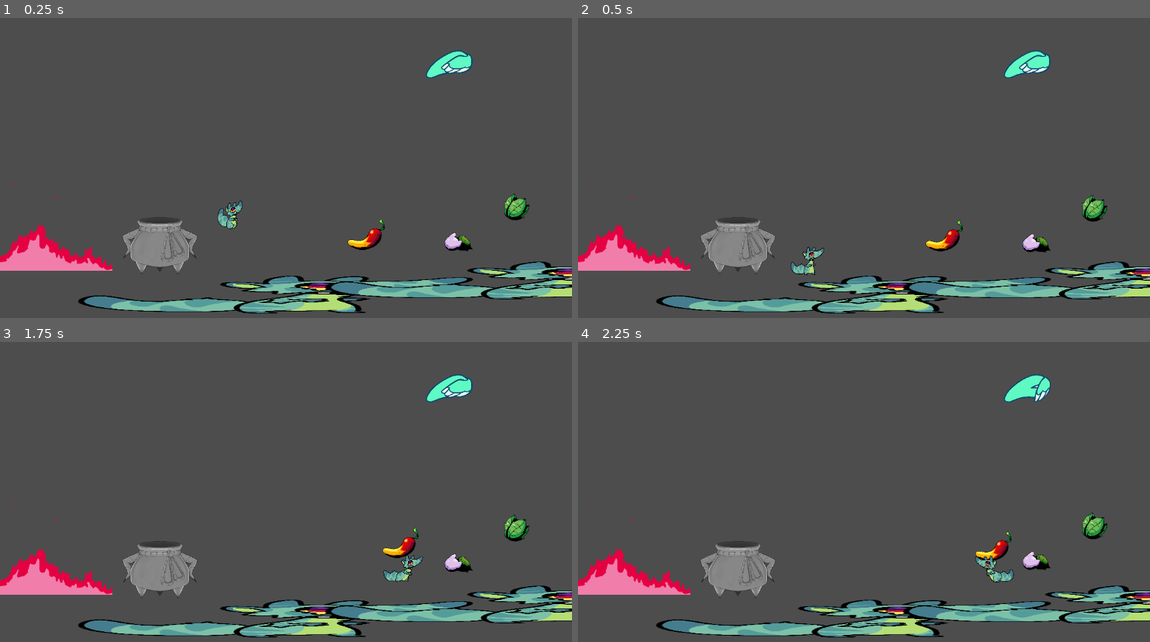
Above: before the commit, frames 1-4 (two rows, left to right).
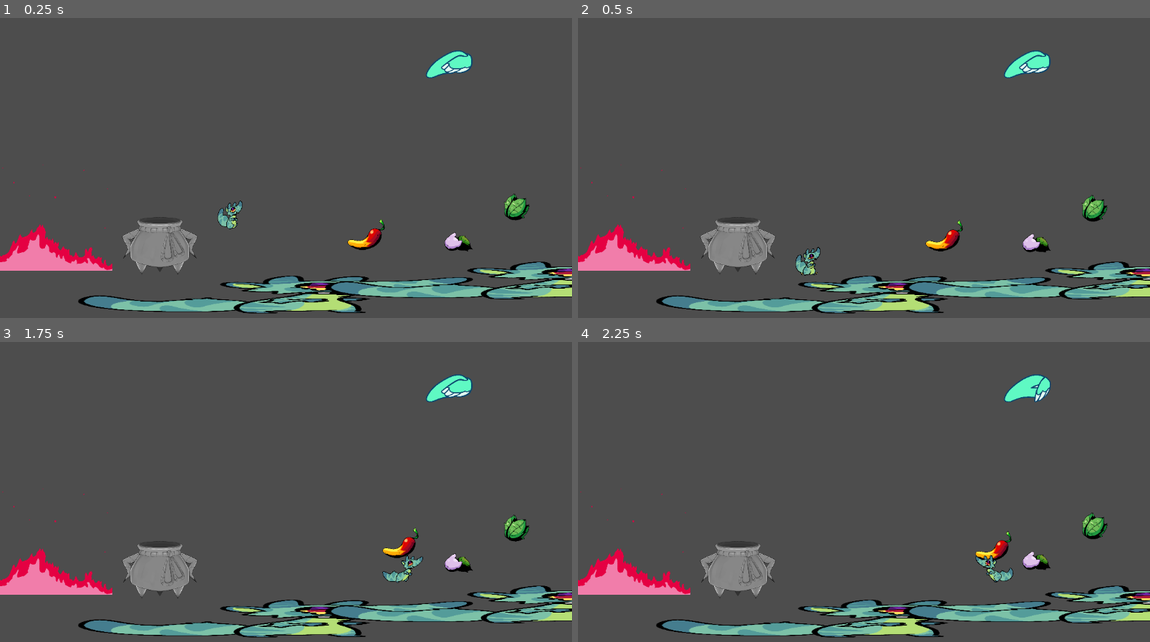
Above: after the commit, the same moments.

Repository: mezzoEmrys/mini-jam-8-2024
Game: Godot game, scene res://scenes/game_source.tscn
Same seed, same stepped clock (60 frames per second), same inputs: the game is played once before the commit and once after it.
Inputs:
- Up to frame 1 (0.25 s): no input
- Up to frame 2 (0.5 s): no input
- Up to frame 3 (1.75 s): hold D (move_right) from 0.53 s (still down); tap Space (jump) at 0.77, 1.52 s
- Up to frame 4 (2.25 s): release D (move_right) at 2.03 s; hold Left (move_left) from 2.03 s (still down)

Frame 1 is identical in both runs. In frame 2, 0.3% of the frame differs, in the area x 37-44%, y 76-86%; in frame 3, 0.1%; in frame 4, 0.2%.

Commit message:
gorp animation flow tweaks

Diff:
--- a/scenes/gorp.tscn
+++ b/scenes/gorp.tscn
@@ -65,6 +65,35 @@
 "values": [{
 "args": [&"", 1.0, false],
 "method": &"play"
+}]
+}
+
+[sub_resource type="Animation" id="Animation_p5vq5"]
+resource_name = "injured"
+tracks/0/type = "value"
+tracks/0/imported = false
+tracks/0/enabled = true
+tracks/0/path = NodePath("AnimatedSprite2D:animation")
+tracks/0/interp = 1
+tracks/0/loop_wrap = true
+tracks/0/keys = {
+"times": PackedFloat32Array(0),
+"transitions": PackedFloat32Array(1),
+"update": 1,
+"values": [&"injured"]
+}
+tracks/1/type = "method"
+tracks/1/imported = false
+tracks/1/enabled = true
+tracks/1/path = NodePath(".")
+tracks/1/interp = 1
+tracks/1/loop_wrap = true
+tracks/1/keys = {
+"times": PackedFloat32Array(0.2),
+"transitions": PackedFloat32Array(1),
+"values": [{
+"args": [],
+"method": &"animate_return"
 }]
 }
 
@@ -141,19 +170,33 @@
 }]
 }
 
-[sub_resource type="Animation" id="Animation_p5vq5"]
-resource_name = "injured"
-tracks/0/type = "value"
-tracks/0/imported = false
-tracks/0/enabled = true
-tracks/0/path = NodePath("AnimatedSprite2D:animation")
-tracks/0/interp = 1
-tracks/0/loop_wrap = true
-tracks/0/keys = {
-"times": PackedFloat32Array(0),
-"transitions": PackedFloat32Array(1),
-"update": 1,
-"values": [&"injured"]
+[sub_resource type="Animation" id="Animation_vxbri"]
+resource_name = "landing"
+tracks/0/type = "value"
+tracks/0/imported = false
+tracks/0/enabled = true
+tracks/0/path = NodePath("AnimatedSprite2D:animation")
+tracks/0/interp = 1
+tracks/0/loop_wrap = true
+tracks/0/keys = {
+"times": PackedFloat32Array(0),
+"transitions": PackedFloat32Array(1),
+"update": 1,
+"values": [&"land"]
+}
+tracks/1/type = "method"
+tracks/1/imported = false
+tracks/1/enabled = true
+tracks/1/path = NodePath("AnimatedSprite2D")
+tracks/1/interp = 1
+tracks/1/loop_wrap = true
+tracks/1/keys = {
+"times": PackedFloat32Array(0),
+"transitions": PackedFloat32Array(1),
+"values": [{
+"args": [&"", 1.0, false],
+"method": &"play"
+}]
 }
 
 [sub_resource type="AnimationLibrary" id="AnimationLibrary_7fasp"]
@@ -162,6 +205,7 @@
 "idle": SubResource("Animation_e2yay"),
 "injured": SubResource("Animation_p5vq5"),
 "jumping": SubResource("Animation_ribtb"),
+"landing": SubResource("Animation_vxbri"),
 "walking": SubResource("Animation_xfkf8")
 }
 
@@ -171,8 +215,8 @@
 
 [node name="AnimatedSprite2D" type="AnimatedSprite2D" parent="."]
 sprite_frames = ExtResource("2_d13h2")
-animation = &"float"
-frame_progress = 0.367197
+animation = &"injured"
+frame_progress = 0.519425
 
 [node name="CollisionShape2D" type="CollisionShape2D" parent="."]
 position = Vector2(10, -70)
--- a/scripts/character_controller.gd
+++ b/scripts/character_controller.gd
@@ -12,6 +12,8 @@
 var is_jumping : bool = false
 var jump_timer : float = 0
 var coyote_timer : float = 0
+var was_airborne : bool = false
+var hitstun : bool = false
 
 @onready var item_sprite = $held_item
 @onready var item_held = false
@@ -30,7 +32,9 @@
 	#connect("item_pickup", self, "")
 
 func _physics_process(delta):
+	if hitstun : return
 	# Add the gravity.
+	var is_airborne = false
 	if not is_jumping:
 		if not is_on_floor() :
 			velocity.y += gravity * delta
@@ -67,17 +71,32 @@
 		sprite_2d.flip_h = direction < 0
 	move_and_slide()
 
+	if is_on_floor() :
+		is_airborne = false
+	else :
+		is_airborne = true
+
 	if is_jumping :
 		anim_player.play("jumping")
 	elif is_on_floor() :
-		if velocity.x == 0 :
+		if was_airborne != is_airborne :
+			anim_player.play("landing")
+		elif velocity.x == 0 :
 			anim_player.play("idle")
 		else :
 			anim_player.play("walking")
 	elif not is_jumping :
 		anim_player.play("falling")
 
+	was_airborne = is_airborne
+
 func respawn():
-	position = checkpoint;
+	hitstun = true
+	anim_player.play("injured")
+
+func animate_return():
+	position = checkpoint
+	hitstun = false
+
 func has_item():
 	return item_held
Not shown: 1 places in scenes/game_source.tscn that only renumber resources
Not shown: 1 places in scenes/gorp.tscn that only renumber resources
